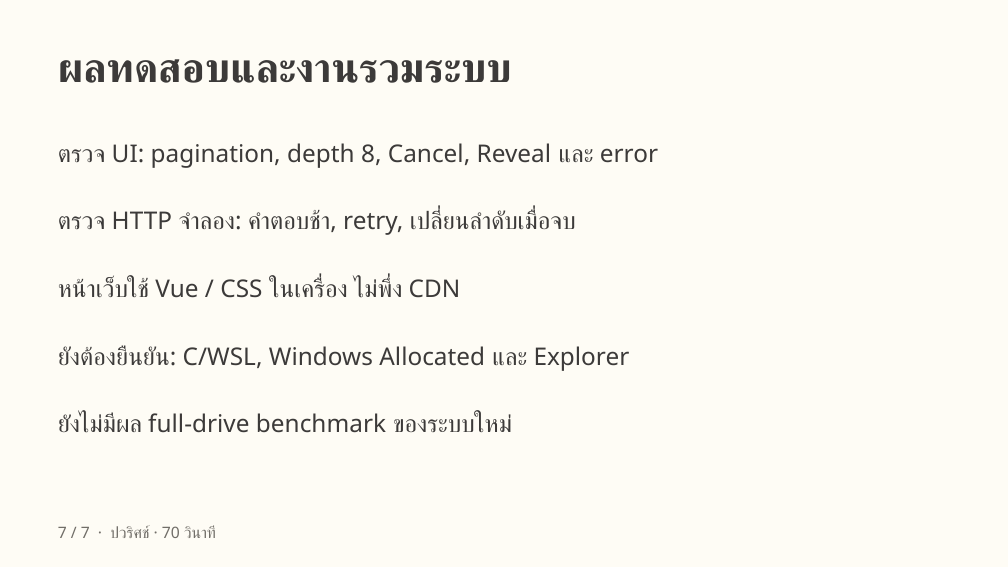
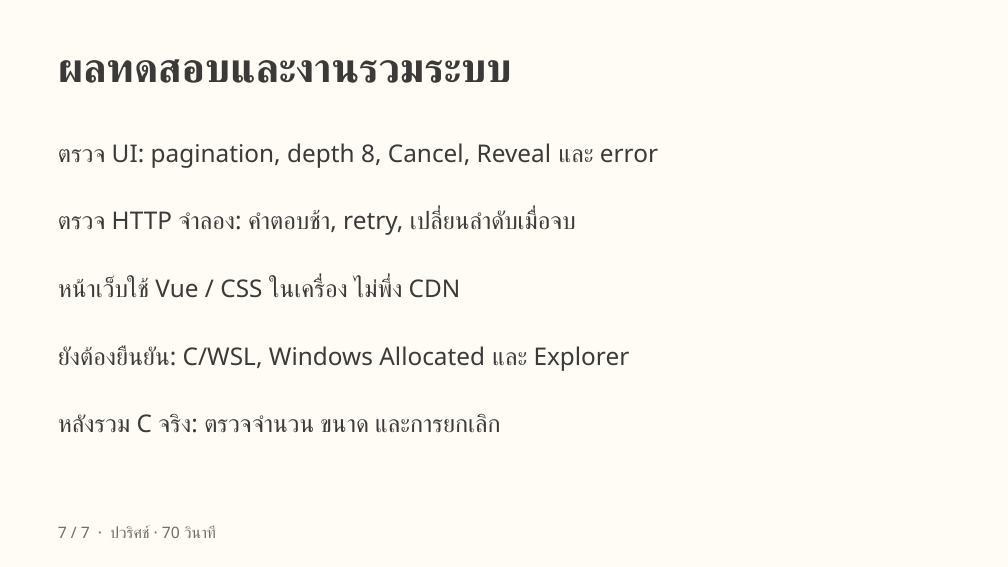
Before and after one commit to PavaritPramual/miniprojectOS2026, a slide deck: slide 7 of docs/CoreSpace-Theeramet.pptx. Drawn at 1008x567 pixels with LibreOffice and Linux fonts; fonts in the diff are those of the drawing. Boxes give left, top, right and bottom in pixels: in the first picture for what was removed or moved away, otherwise in the second. Text is boxed around its words. In the diff, an @@ line names an element or a change of style, - is before the commit and + after.

```diff
--- a/docs/CoreSpace-Theeramet.pptx
+++ b/docs/CoreSpace-Theeramet.pptx
@@ text at box(58, 414, 500, 433): text changed @@
-ยังไม่มีผล full-drive benchmark ของระบบใหม่
+หลังรวม C จริง: ตรวจจำนวน ขนาด และการยกเลิก
```
Also in this commit, not shown: 3 other files.
